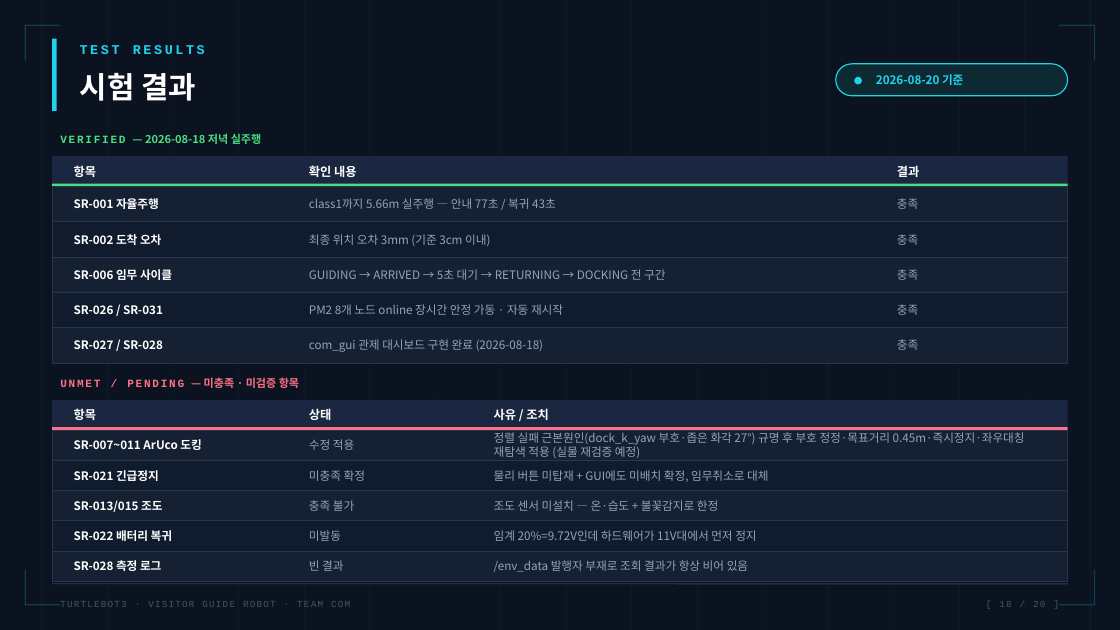
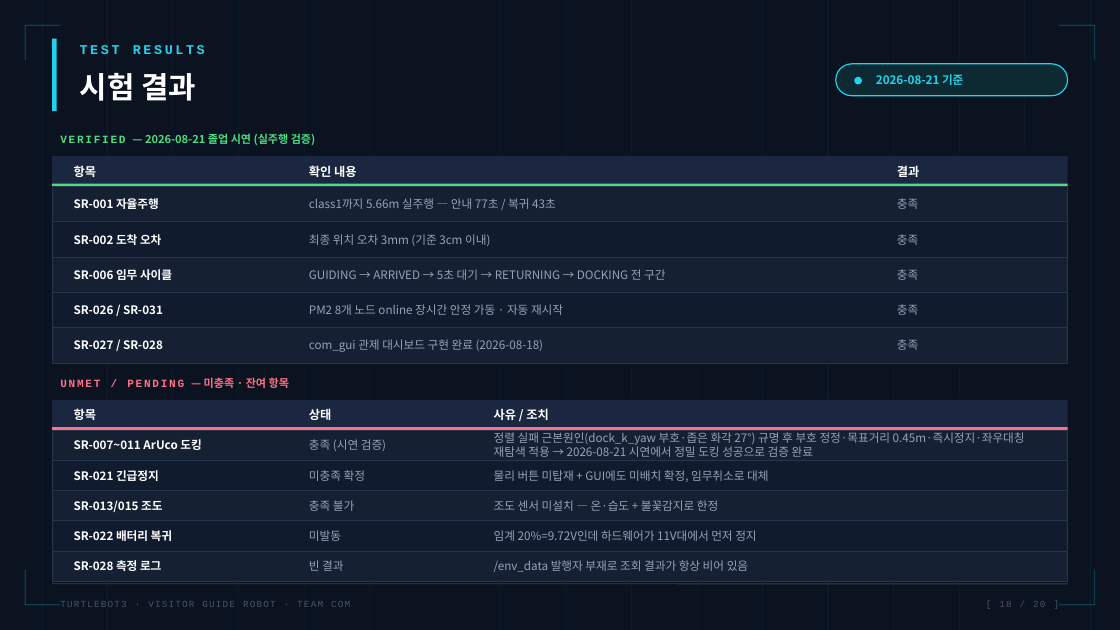
Before and after one commit to JJUNI-01-KOR/Turtlebot3-Guide-Robot, a slide deck: slide 18 of docs/presentation/COM_TurtleBot3_발표자료.pptx. Drawn at 1120x630 pixels with LibreOffice and Linux fonts; fonts in the diff are those of the drawing. Boxes give left, top, right and bottom in pixels: in the first picture for what was removed or moved away, otherwise in the second. Text is boxed around its words. In the diff, an @@ line names an element or a change of style, - is before the commit and + after.

Commit message:
docs: 8/21 졸업 시연 성공 반영 — 자율주행+정밀도킹+안전기능 검증 완료
- README 최종본 재정리(사용자 관점): 시연 결과·주요 기능·화면/실물 사진 8장 추가, 도킹 미검증 서술 제거
- 정식 문서 7종 개정(URS3.0/SRS3.0/SAD3.0/SDD3.2/DDS3.2/HMI2.8/ICD2.9): 시연 검증 완료 개정이력 추가
- 발표 PPT: 도킹/시험결과/향후를 재검증 예정→시연 검증 완료로 갱신, 기준일 8/21
- image/*.JPG EXIF 방향 baked-in(정방향 표시)

```diff
--- a/docs/presentation/COM_TurtleBot3_발표자료.pptx
+++ b/docs/presentation/COM_TurtleBot3_발표자료.pptx
@@ text at [876, 74, 963, 85]: text changed @@
-2026-08-20 기준
+2026-08-21 기준
@@ text at [145, 133, 316, 145]: text changed @@
-VERIFIED — 2026-08-18 저녁 실주행
+VERIFIED — 2026-08-21 졸업 시연 (실주행 검증)
@@ text at [204, 377, 289, 388]: text changed @@
-UNMET / PENDING — 미충족 · 미검증 항목
+UNMET / PENDING — 미충족 · 잔여 항목
@@ text at [309, 439, 386, 451]: text changed @@
-수정 적용
+충족 (시연 검증)
@@ text at [494, 432, 1025, 457]: text changed @@
-정렬 실패 근본원인(dock_k_yaw 부호·좁은 화각 27°) 규명 후 부호 정정·목표거리 0.45m·즉시정지·좌우대칭 재탐색 적용 (실물 재검증 예정)
+정렬 실패 근본원인(dock_k_yaw 부호·좁은 화각 27°) 규명 후 부호 정정·목표거리 0.45m·즉시정지·좌우대칭 재탐색 적용 → 2026-08-21 시연에서 정밀 도킹 성공으로 검증 완료
```
Also in this commit, not shown: 6 other slides changed, 14 other files.
